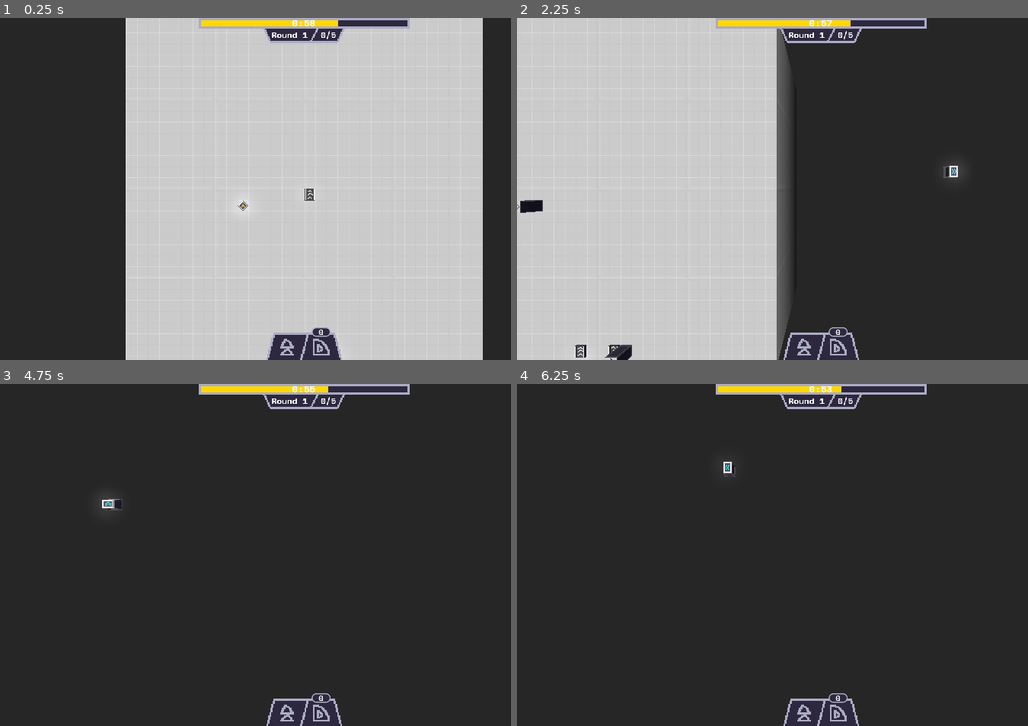
Above: before the commit, frames 1-4 (two rows, left to right).
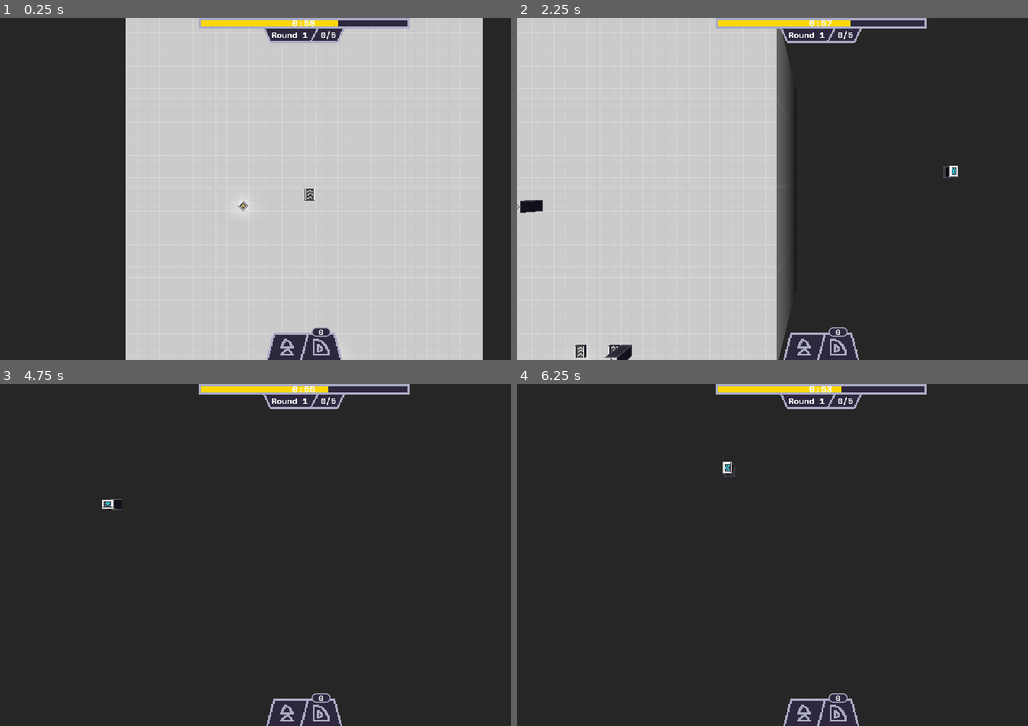
Above: after the commit, the same moments.

Repository: apia46/ThingDeliverer
Game: Godot game, scene res://scenes/game.tscn
Two runs of this game, one before a commit and one after it. Both use one fixed random seed, a clock stepped at 60 frames per second and the inputs below.
Inputs (mouse positions are in pixels of both pictures, inside the frame that each line leads up to):
- Up to frame 1 (0.25 s): no input
- Up to frame 2 (2.25 s): click (803, 346) at 0.5 s; click "0" at 1.25 s; tap Enter at 2 s; move the mouse to (956, 171) at 2.02 s; hold D from 2.03 s (still down); tap E at 2.1 s; click (956, 171) at 2.17 s
- Up to frame 3 (4.75 s): tap Q at 2.3, 3.8 s; release D at 2.75 s; drag from (183, 572) to (275, 623) at 2.77 s; tap Space at 3.5 s; move the mouse to (362, 479) at 3.52 s; hold D 3.53-4.25 s; tap E at 3.6 s; click (362, 479) at 3.67 s; tap Enter at 4.25 s; drag from (275, 623) to (122, 503) at 4.27 s
- Up to frame 4 (6.25 s): tap Space at 5 s; move the mouse to (1002, 606) at 5.02 s; hold A 5.03-5.75 s; tap F at 5.1 s; click (1002, 606) at 5.17 s; tap Q at 5.3 s; tap Enter at 5.75 s; drag from (639, 503) to (731, 469) at 5.77 s

The runs differ from the first frame. In frame 1, less than 0.1% of the frame differs, in the area x 60-62%, y 50-54%; in frame 2, less than 0.1%; in frame 3, less than 0.1%, in the area x 19-24%, y 33-37%; in frame 4, less than 0.1%.

Commit message:
made dragging less buggy; made cursor render in front of everything

Diff:
--- a/scenes/game.tscn
+++ b/scenes/game.tscn
@@ -12,16 +12,18 @@
 ground_curve = 0.0168179
 use_debanding = false
 
-[sub_resource type="Sky" id="Sky_lbhrr"]
+[sub_resource type="Sky" id="Sky_lnu2h"]
 sky_material = SubResource("ProceduralSkyMaterial_lnu2h")
 
 [sub_resource type="Environment" id="Environment_iywne"]
 background_mode = 2
-sky = SubResource("Sky_lbhrr")
+sky = SubResource("Sky_lnu2h")
 glow_enabled = true
 
 [node name="game" type="Node3D"]
 script = ExtResource("1_yqjtg")
+
+[node name="ui" parent="." instance=ExtResource("3_lnu2h")]
 
 [node name="WorldEnvironment" type="WorldEnvironment" parent="."]
 environment = SubResource("Environment_iywne")
@@ -30,8 +32,3 @@
 
 [node name="camera" type="Camera3D" parent="."]
 transform = Transform3D(1, 0, 0, 0, -4.37114e-08, 1, 0, -1, -4.37114e-08, 0, 20, 0)
-
-[node name="ui" parent="." instance=ExtResource("3_lnu2h")]
-
-[node name="cursor" type="MeshInstance3D" parent="."]
-transparency = 0.5
--- a/scenes/ui.tscn
+++ b/scenes/ui.tscn
@@ -10,6 +10,22 @@
 [ext_resource type="FontFile" uid="uid://mgbewlhf6ayn" path="res://resources/ui/SpaceMono-Bold.woff" id="8_ktti3"]
 [ext_resource type="PackedScene" uid="uid://dwcm4ycttlsw1" path="res://scenes/endRoundScreen.tscn" id="9_cgfq5"]
 
+[sub_resource type="ProceduralSkyMaterial" id="ProceduralSkyMaterial_cgfq5"]
+sky_top_color = Color(1, 1, 1, 1)
+sky_horizon_color = Color(1, 1, 1, 1)
+ground_bottom_color = Color(0.164706, 0.164706, 0.164706, 1)
+ground_horizon_color = Color(1, 1, 1, 1)
+ground_curve = 0.0168179
+use_debanding = false
+
+[sub_resource type="Sky" id="Sky_lbhrr"]
+sky_material = SubResource("ProceduralSkyMaterial_cgfq5")
+
+[sub_resource type="Environment" id="Environment_7dvkv"]
+background_mode = 2
+sky = SubResource("Sky_lbhrr")
+glow_enabled = true
+
 [sub_resource type="StyleBoxFlat" id="StyleBoxFlat_vdcm2"]
 bg_color = Color(0.180392, 0.156863, 0.247059, 1)
 border_width_top = 4
@@ -81,6 +97,32 @@
 grow_horizontal = 2
 grow_vertical = 2
 script = ExtResource("1_7dvkv")
+
+[node name="SubViewportContainer" type="SubViewportContainer" parent="."]
+layout_mode = 1
+anchors_preset = 15
+anchor_right = 1.0
+anchor_bottom = 1.0
+grow_horizontal = 2
+grow_vertical = 2
+stretch = true
+
+[node name="cursorViewport" type="SubViewport" parent="SubViewportContainer"]
+own_world_3d = true
+transparent_bg = true
+handle_input_locally = false
+size = Vector2i(1152, 648)
+render_target_update_mode = 4
+
+[node name="cursor" type="MeshInstance3D" parent="SubViewportContainer/cursorViewport"]
+transparency = 0.2
+skeleton = NodePath("../..")
+
+[node name="cursorCamera" type="Camera3D" parent="SubViewportContainer/cursorViewport"]
+transform = Transform3D(1, 0, 0, 0, -4.37114e-08, 1, 0, -1, -4.37114e-08, 0, 0, 0)
+
+[node name="WorldEnvironment" type="WorldEnvironment" parent="SubViewportContainer/cursorViewport"]
+environment = SubResource("Environment_7dvkv")
 
 [node name="endRoundScreen" parent="." instance=ExtResource("9_cgfq5")]
 unique_name_in_owner = true
--- a/scripts/game.gd
+++ b/scripts/game.gd
@@ -6,6 +6,7 @@
 
 @onready var scene = $"scene"
 @onready var ui = $"ui"
+@onready var cursor = $"ui/SubViewportContainer/cursorViewport/cursor"
 
 var intendedCameraHeight:float = 20
 var upperCameraHeight: float = 20
@@ -35,6 +36,12 @@
 var pathsPerRound:int = 5
 var paused:bool = false
 
+var cameraPosition:Vector3 = Vector3(0,20,0):
+	set(value):
+		cameraPosition = value
+		$"camera".position = value
+		$"ui/SubViewportContainer/cursorViewport/cursorCamera".position = value
+
 var currentDragX:U.BOOL3 = U.BOOL3.UNKNOWN # current drag direction; used for the thing with the belt
 var dragStartPos:Vector2i
 
@@ -47,22 +54,22 @@
 	setCursor(Belt)
 
 func _process(delta:float) -> void:
-	if Input.is_key_pressed(KEY_A):$"camera".position.x -= delta * CAMERA_MOVE_SPEED * intendedCameraHeight
-	if Input.is_key_pressed(KEY_W):$"camera".position.z -= delta * CAMERA_MOVE_SPEED * intendedCameraHeight
-	if Input.is_key_pressed(KEY_S):$"camera".position.z += delta * CAMERA_MOVE_SPEED * intendedCameraHeight
-	if Input.is_key_pressed(KEY_D):$"camera".position.x += delta * CAMERA_MOVE_SPEED * intendedCameraHeight
-
-	$"camera".position.y += (intendedCameraHeight - $"camera".position.y) * delta * 10
+	if Input.is_key_pressed(KEY_A):cameraPosition.x -= delta * CAMERA_MOVE_SPEED * intendedCameraHeight
+	if Input.is_key_pressed(KEY_W):cameraPosition.z -= delta * CAMERA_MOVE_SPEED * intendedCameraHeight
+	if Input.is_key_pressed(KEY_S):cameraPosition.z += delta * CAMERA_MOVE_SPEED * intendedCameraHeight
+	if Input.is_key_pressed(KEY_D):cameraPosition.x += delta * CAMERA_MOVE_SPEED * intendedCameraHeight
+
+	cameraPosition.y += (intendedCameraHeight - cameraPosition.y) * delta * 10
 	var aspectRatio = float(get_viewport().size.x) / get_viewport().size.y
-	effectiveScreenSize = Vector2($"camera".position.y * 1.534653976 * aspectRatio, $"camera".position.y * 1.534653976) # 2y tan 37.5
-	if abs(intendedCameraHeight / $"camera".position.y - 1) < 0.001 and abs(intendedCameraHeight / $"camera".position.y - 1) > 0.000001:
-		$"camera".position.y = intendedCameraHeight
+	effectiveScreenSize = Vector2(cameraPosition.y * 1.534653976 * aspectRatio, cameraPosition.y * 1.534653976) # 2y tan 37.5
+	if abs(intendedCameraHeight / cameraPosition.y - 1) < 0.001 and abs(intendedCameraHeight / cameraPosition.y - 1) > 0.000001:
+		cameraPosition.y = intendedCameraHeight
 		upperCameraHeight = intendedCameraHeight
 
-	FLOOR_MATERIAL.set_shader_parameter("interpolation", clamp($"camera".position.y * 0.05 - 0.75, 0, 1))
+	FLOOR_MATERIAL.set_shader_parameter("interpolation", clamp(cameraPosition.y * 0.05 - 0.75, 0, 1))
 
 	cursorPosition = screenspaceToWorldspace(get_viewport().get_mouse_position())
-	$"cursor".position = U.fxz(cursorPosition) + U.v3(0.5)
+	cursor.position = U.fxz(cursorPosition) + U.v3(0.5)
 
 	if paused: cycle += delta
 	else: cycle += 4 * delta
@@ -78,7 +85,7 @@
 	if paused: return
 	if event is InputEventMouseMotion:
 		if Input.is_mouse_button_pressed(MOUSE_BUTTON_MIDDLE):
-			$"camera".position -= U.fxz(event.relative) * intendedCameraHeight * 0.00237
+			cameraPosition -= U.fxz(event.relative) * intendedCameraHeight * 0.00237
 		elif Input.is_mouse_button_pressed(MOUSE_BUTTON_LEFT) or Input.is_mouse_button_pressed(MOUSE_BUTTON_RIGHT):
 			# placeDrag, deletedrag
 			cursorPosition = screenspaceToWorldspace(event.position)
@@ -90,8 +97,8 @@
 				if U.isKnown(currentDragX):
 					cursorPosition.y = dragStartPos.y
 					previousCursorPosition.y = dragStartPos.y
-				if readFromCurrentDragX: currentDragX = U.BOOL3.TRUE
 				var dragSign = sign(cursorPosition.x - previousCursorPosition.x)
+				if readFromCurrentDragX and dragSign: currentDragX = U.BOOL3.TRUE
 				for i in abs(cursorPosition.x - previousCursorPosition.x) + 1:
 					cursorPosition = previousCursorPosition + Vector2i(i * dragSign, 0)
 					if Input.is_mouse_button_pressed(MOUSE_BUTTON_LEFT): place()
@@ -100,8 +107,8 @@
 				if U.isKnown(currentDragX):
 					cursorPosition.x = dragStartPos.x
 					previousCursorPosition.x = dragStartPos.x
-				if readFromCurrentDragX: currentDragX = U.BOOL3.FALSE
 				var dragSign = sign(cursorPosition.y - previousCursorPosition.y)
+				if readFromCurrentDragX and dragSign: currentDragX = U.BOOL3.FALSE
 				for i in abs(cursorPosition.y - previousCursorPosition.y) + 1:
 					cursorPosition = previousCursorPosition + Vector2i(0, i * dragSign)
 					if Input.is_mouse_button_pressed(MOUSE_BUTTON_LEFT): place()
@@ -220,7 +227,7 @@
 	for pathcheck in paths: if !pathcheck.completed:return
 	pathsThisRound += 1
 	if pathsThisRound == pathsPerRound:
-		timeLeft += 30
+		timeLeft += 50
 		ui.updateRoundsCount()
 		paused = true
 		ui.showEndRoundScreen()
@@ -261,14 +268,14 @@
 		if (object == UndergroundOutput) != (objectToPlace == UndergroundOutput): currentRotation = U.r180(currentRotation)
 		objectToPlace = object
 		match objectToPlace:
-			Belt: $"cursor".mesh = preload("res://meshes/beltStraight.tres")
-			UndergroundInput: $"cursor".mesh = preload("res://meshes/undergroundInput.tres")
-			UndergroundOutput: $"cursor".mesh = preload("res://meshes/undergroundOutput.tres")
-	$"cursor".visible = !paused
-	$"cursor".rotation.y = U.rotToRad(currentRotation)
+			Belt: cursor.mesh = preload("res://meshes/beltStraight.tres")
+			UndergroundInput: cursor.mesh = preload("res://meshes/undergroundInput.tres")
+			UndergroundOutput: cursor.mesh = preload("res://meshes/undergroundOutput.tres")
+	cursor.visible = !paused
+	cursor.rotation.y = U.rotToRad(currentRotation)
 
 func screenspaceToWorldspace(pos:Vector2) -> Vector2i:
-	return floor(U.xz($"camera".position) + (pos / Vector2(get_viewport().size) - U.v2(0.5)) * effectiveScreenSize)
+	return floor(U.xz(cameraPosition) + (pos / Vector2(get_viewport().size) - U.v2(0.5)) * effectiveScreenSize)
 
 class RunningTimer:
 	extends Timer
--- a/scripts/ui.gd
+++ b/scripts/ui.gd
@@ -1,6 +1,6 @@
 extends Control
 
-@onready var game = get_node("/root/game");
+@onready var game = get_node("/root/game")
 
 func _input(event: InputEvent) -> void:
 	if event is InputEventKey and event.is_pressed():
Not shown: 1 places in scenes/ui.tscn that only renumber resources
